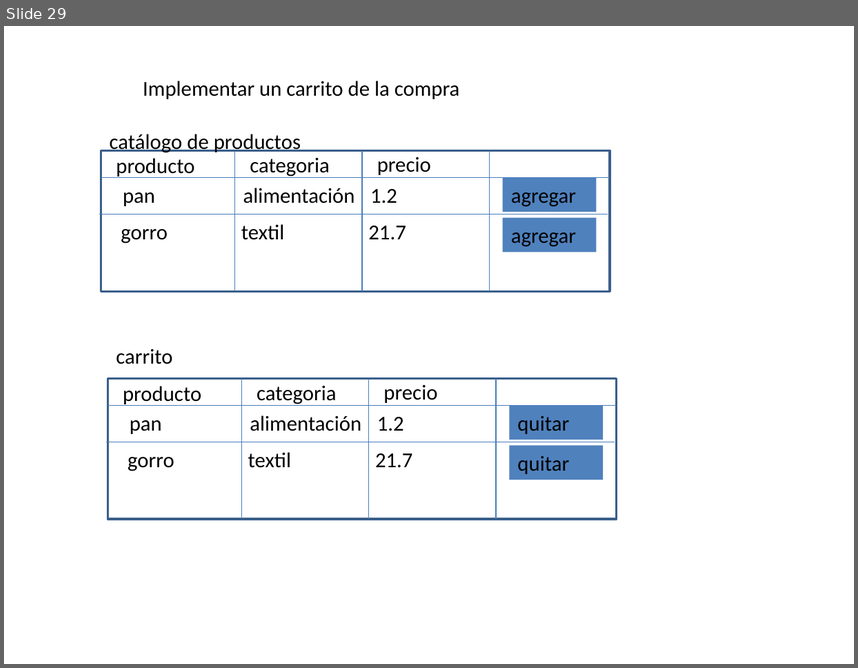
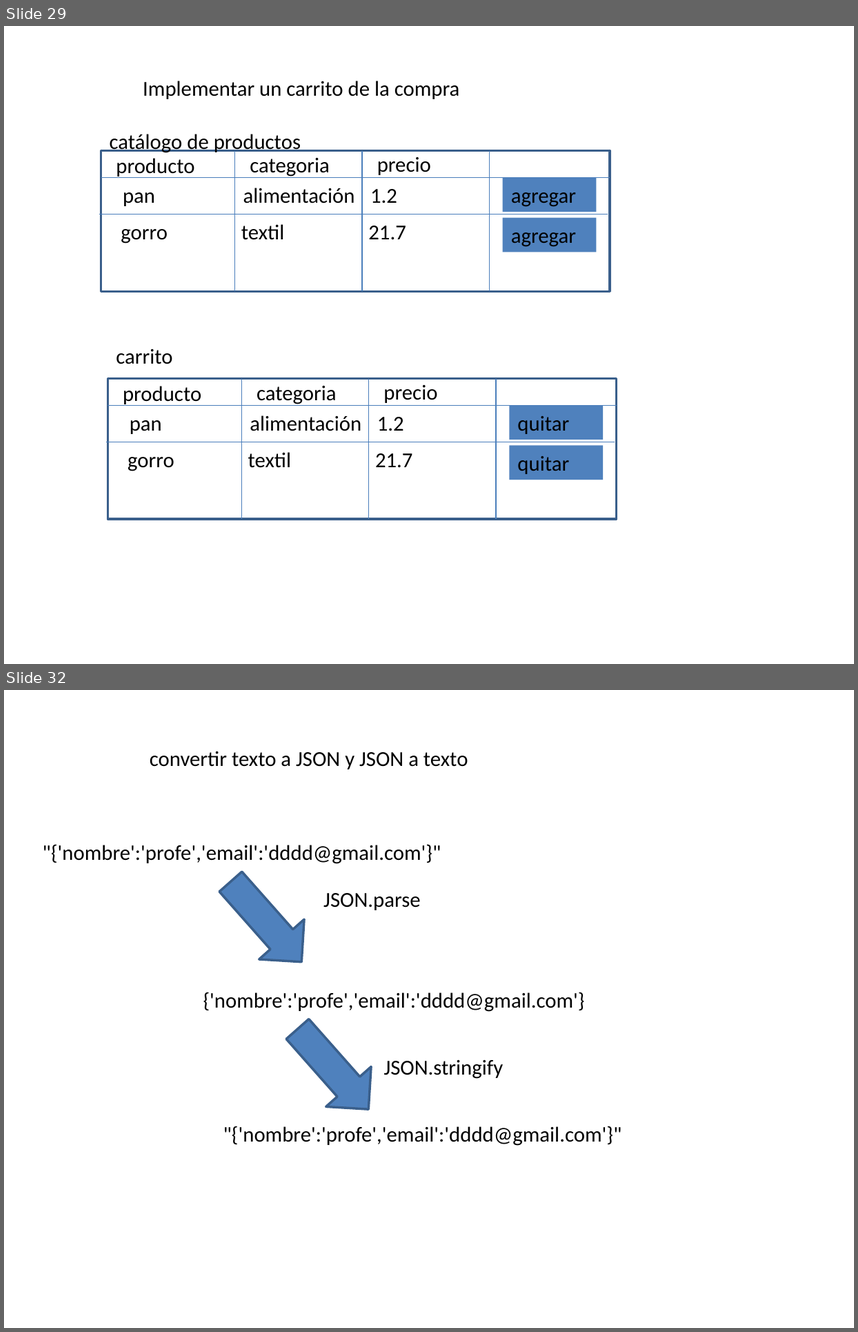
Before and after one commit to amartinsierra/javascript2025, a slide deck: pizarra.pptx. Shown one above the other, each under a label of ours: slide 29 before the commit, slides 29 and 32 after it; the slides between them are not shown. The pictures are 858x668 and 858x1332 pixels, drawn with LibreOffice and Linux fonts; fonts in the diff are those of the drawing. Boxes give left, top, right and bottom in pixels: in the first picture for what was removed or moved away, otherwise in the second. Text is boxed around its words. In the diff, an @@ line names an element or a change of style, - is before the commit and + after.

```diff
--- a/pizarra.pptx
+++ b/pizarra.pptx
@@ slide 32 added at [4, 690, 854, 1328], background #FFFFFF @@
@@ text added at [150, 751, 468, 769], 18 pt, text #000000 @@
+convertir texto a JSON y JSON a texto
@@ text added at [43, 844, 441, 864], 18 pt, text #000000 @@
+"{'nombre':'profe','email':'dddd@gmail.com'}"
@@ down arrow added at [208, 861, 324, 981], fill #4F81BD, outline #3A5F8C 2 pt @@
@@ text added at [323, 893, 420, 910], 18 pt, text #000000 @@
+JSON.parse
@@ text added at [203, 992, 585, 1012], 18 pt, text #000000 @@
+{'nombre':'profe','email':'dddd@gmail.com'}
@@ down arrow added at [275, 1009, 392, 1130], fill #4F81BD, outline #3A5F8C 2 pt @@
@@ text added at [384, 1060, 504, 1078], 18 pt, text #000000 @@
+JSON.stringify
@@ text added at [223, 1125, 622, 1145], 18 pt, text #000000 @@
+"{'nombre':'profe','email':'dddd@gmail.com'}"
```
Also in this commit, not shown: 1 slide changed, 2 other slides added, 2 other files.
